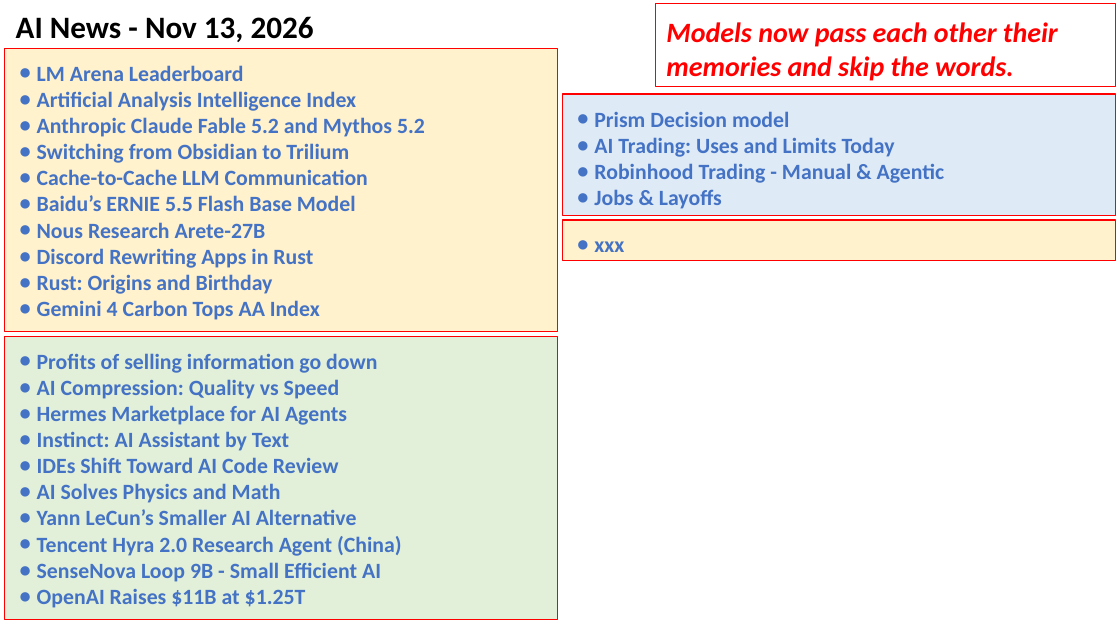
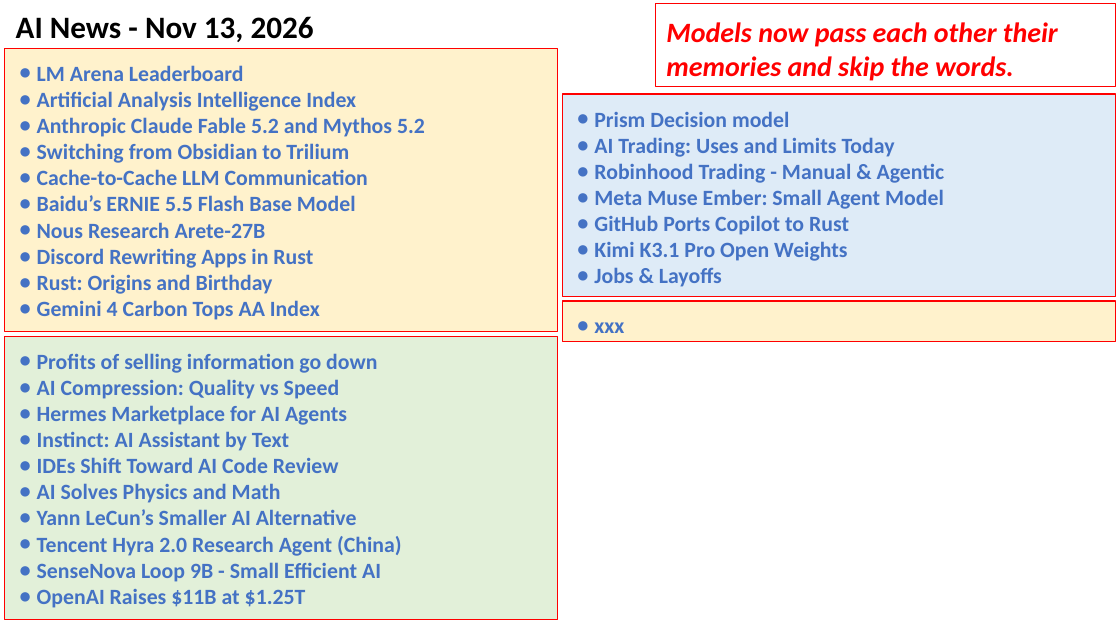
Before and after one commit to lselector/seminar, a slide deck: slide 1 of 2026/2026-11-13-AI-News.pptx. Drawn at 1120x630 pixels with LibreOffice and Linux fonts; fonts in the diff are those of the drawing. Boxes give left, top, right and bottom in pixels: in the first picture for what was removed or moved away, otherwise in the second. Text is boxed around its words. In the diff, an @@ line names an element or a change of style, - is before the commit and + after.

```diff
--- a/2026/2026-11-13-AI-News.pptx
+++ b/2026/2026-11-13-AI-News.pptx
@@ rectangle "Prism Decision model": place and size @@
-rectangle "Prism Decision model" at [562, 94, 1116, 215]
+rectangle "Prism Decision model" at [562, 94, 1116, 297]
@@ text in rectangle at [594, 189, 944, 261]: paragraphs added @@
+● Meta Muse Ember: Small Agent Model
+● GitHub Ports Copilot to Rust
+● Kimi K3.1 Pro Open Weights
@@ rectangle "xxx": place and size @@
-rectangle "xxx" at [562, 220, 1116, 260]
+rectangle "xxx" at [562, 301, 1116, 342]
```
Also in this commit, not shown: 1 other slide changed, 2 slides added, 6 slides removed.
